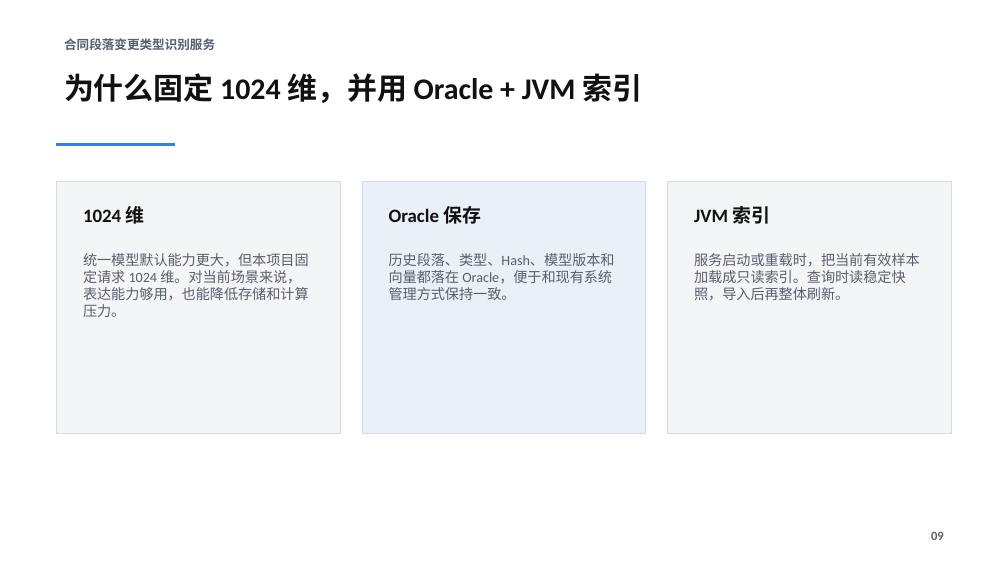
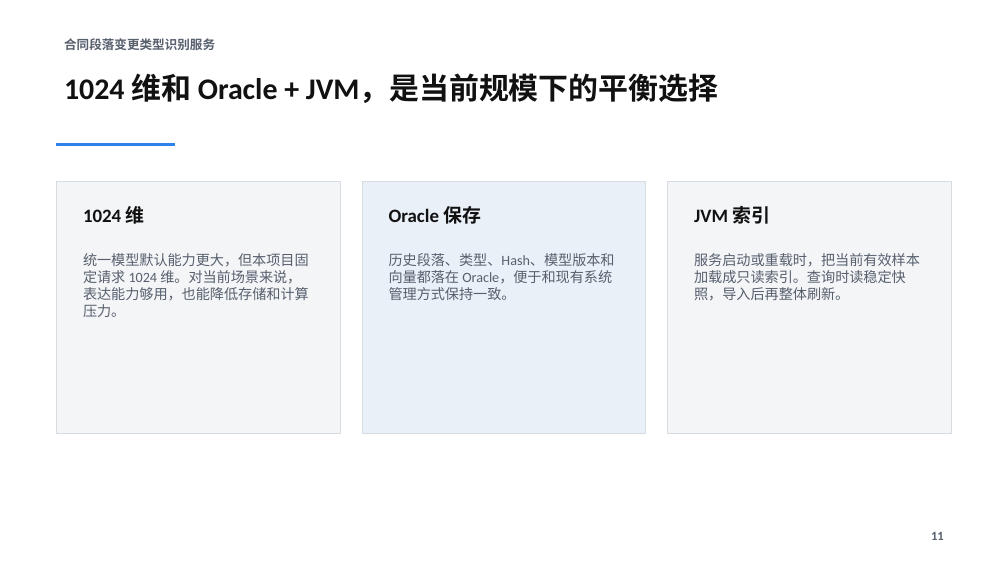
Before and after one commit to sbw-better/glxt-service-contract-change, a slide deck: slide 11 of docs/demo-materials/合同段落变更类型识别服务-综合汇报版.pptx (slide 9 before the commit). Drawn at 1008x567 pixels with LibreOffice and Linux fonts; fonts in the diff are those of the drawing. Boxes give left, top, right and bottom in pixels: in the first picture for what was removed or moved away, otherwise in the second. Text is boxed around its words. In the diff, an @@ line names an element or a change of style, - is before the commit and + after.

```diff
--- a/docs/demo-materials/合同段落变更类型识别服务-综合汇报版.pptx
+++ b/docs/demo-materials/合同段落变更类型识别服务-综合汇报版.pptx
@@ text at box(64, 73, 718, 103): text changed @@
-为什么固定 1024 维，并用 Oracle + JVM 索引
+1024 维和 Oracle + JVM，是当前规模下的平衡选择
@@ text at box(931, 532, 944, 540): text changed @@
-09
+11
```
Also in this commit, not shown: 8 other slides changed, 2 slides added, 35 other files.
